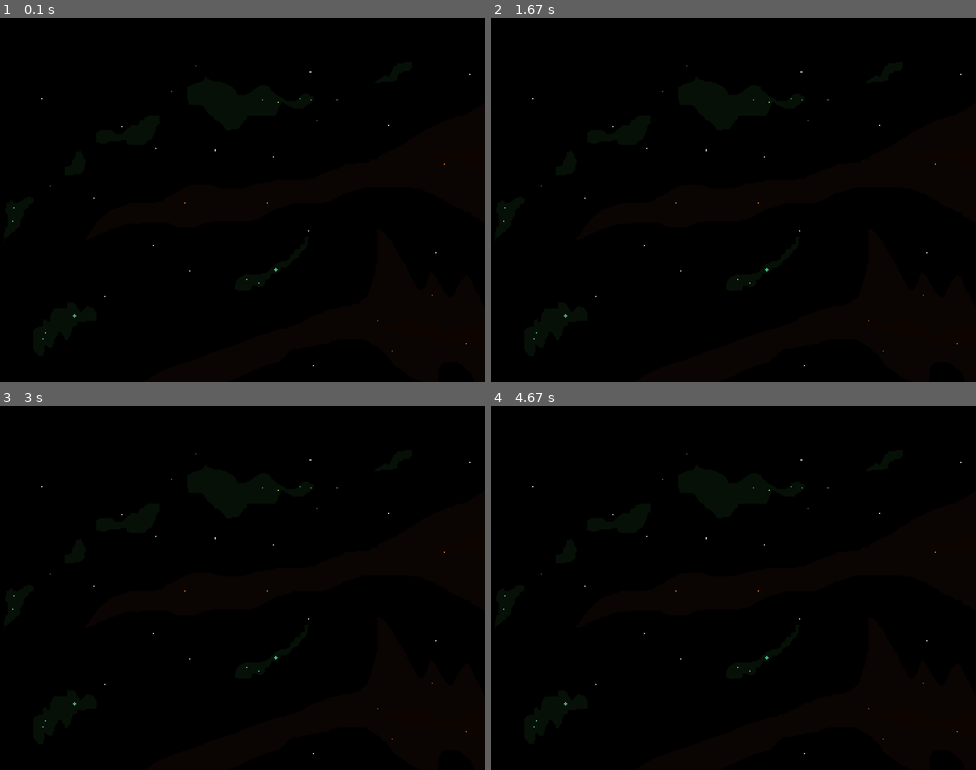
Above: before the commit, frames 1-4 (two rows, left to right).
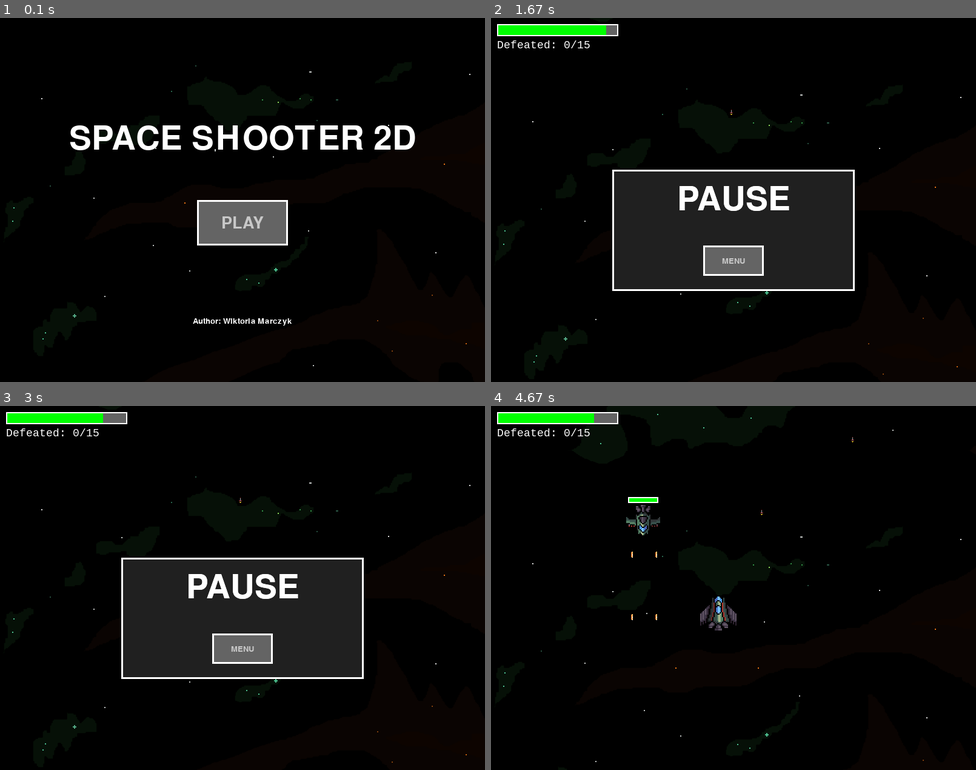
Above: after the commit, the same moments.

Repository: wiktoriamarczyk/SpaceShooter2D-Pygame
Game: pygame game, started from main.py
Same seed, same stepped clock (60 frames per second), same inputs: the game is played once before the commit and once after it.
Inputs (mouse positions are in pixels of both pictures, inside the frame that each line leads up to):
- Up to frame 1 (0.1 s): no input
- Up to frame 2 (1.67 s): click (733, 221) at 0.38 s; tap Space at 0.67, 1.07, 1.37 s; hold Esc 1-1.47 s; hold Right 1-1.47 s; tap P at 1.5 s
- Up to frame 3 (3 s): tap P at 1.83 s
- Up to frame 4 (4.67 s): tap Esc at 3.17 s; hold Right 3.5-3.97 s; tap Space at 3.57, 3.87, 4.07, 4.37, 4.63 s; click (762, 689) at 3.58 s; hold Left 4-4.53 s; hold Down from 4.57 s (still down)

The runs differ from the first frame. In frame 1, 4.8% of the frame differs, in the area x 14-86%, y 29-85%; in frame 2, 18%, in the area x 1-97%, y 1-98%; in frame 3, 18%; in frame 4, 1.8%.

Commit message:
Add menu and victory state

Diff:
--- a/Boss.py
+++ b/Boss.py
@@ -22,7 +22,7 @@
 
         if self.is_exploding == True:
             from Engine import Engine
-            Engine._instance.set_game_over(True)
+            Engine._instance.set_game_over(False)
 
         if self.position.y < self.size.y:
             self.position.y += self.speed * delta_time
--- a/Button.py
+++ b/Button.py
@@ -1,23 +1,42 @@
 from Common import *
 
 class Button:
-    def __init__(self, position, size, text, action):
+    def __init__(self, position, size, text, action, font_size=20):
         self.position = position
         self.size = size
         self.text = text
         self.action = action
 
-        self.font_size = 20
+        self.font_size = font_size
         self.font_color = (200, 200, 200)
-        self.bg_color = (0, 0, 0)
-        self.hover_color = (100, 100, 100)
+        self.bg_color = (100,100,100)
+        self.hover_color = (32, 32, 32)
+        self.border_color = (255, 255, 255)
 
+        pg.font.init()
         self.font = pg.font.Font(None, self.font_size)
         self.text_surface = self.font.render(self.text, True, self.font_color)
         self.text_rect = self.text_surface.get_rect(center=(self.position.x + self.size.x / 2, self.position.y + self.size.y / 2))
 
         self.hovered = False
         self.mouse_pressed = False
+
+
+    def set_bg_color(self, color):
+        self.bg_color = color
+
+
+    def set_hover_color(self, color):
+        self.hover_color = color
+
+
+    def set_border_color(self, color):
+        self.border_color = color
+
+
+    def set_font_color(self, color):
+        self.font_color = color
+        self.text_surface = self.font.render(self.text, True, self.font_color)
 
 
     def update(self):
@@ -35,6 +54,7 @@
         else:
             pg.draw.rect(screen, self.bg_color, (self.position.x, self.position.y, self.size.x, self.size.y))
 
+        pg.draw.rect(screen, self.border_color, (self.position.x, self.position.y, self.size.x, self.size.y), 3)
         screen.blit(self.text_surface, self.text_rect)
 
 
--- a/Common.py
+++ b/Common.py
@@ -26,6 +26,10 @@
 COLLISION_DEALT_DAMAGE = 2
 HEALTH_POWER_UP_AMOUNT = 250
 SHIELD_POWER_UP_TIME = 3
+
+COLOR_WHITE = (255, 255, 255)
+COLOR_BLACK = (0, 0, 0)
+RECT_DEFAULT_COLOR = (32, 32, 32)
 
 class EnemySprites(Enum) :
     BasicEnemy = UNITS_PATH + "/bullet-ship.png"
--- a/EndState.py
+++ b/EndState.py
@@ -1,7 +1,50 @@
 from Common import *
 from GameState import GameState
+from Button import Button
 
 class EndState (GameState):
     def __init__(self, ID):
         super().__init__(ID)
         self.next_state = GameStateID.MAIN_MENU
+
+        from Engine import Engine
+        game_over = Engine._instance.get_end_state()
+        self.title = "YOU WIN!" if not game_over else "GAME OVER"
+        self.title_color = (14, 210, 27) if not game_over else (210, 14, 14)
+
+        bttn_size = pg.Vector2(150, 75)
+        offset_y = 100
+        bttn_pos = pg.Vector2(SCREEN_WIDTH / 2 - bttn_size.y, SCREEN_HEIGHT / 2 + offset_y)
+
+        from Engine import Engine
+        func = lambda: Engine._instance.change_game_state(GameStateID.MAIN_MENU)
+        self.menu_bttn = Button(bttn_pos, pg.Vector2(150, 75), "MENU", func, 40)
+
+
+    def update(self, delta_time):
+        self.menu_bttn.update()
+
+
+    def render(self, screen):
+        offset_y = 100
+
+        # draw title
+        title_font = pg.font.Font(None, 80)
+        title_text = title_font.render(self.title, True, self.title_color)
+        title_text_rect = title_text.get_rect(center=(SCREEN_WIDTH / 2, SCREEN_HEIGHT / 2 - offset_y))
+        screen.blit(title_text, title_text_rect)
+
+        # draw points count
+        from Engine import Engine
+        points = Engine._instance.get_points()
+        points_font = pg.font.Font(None, 40)
+        points_text = points_font.render("Enemies defeated: " + str(points), True, COLOR_WHITE)
+        points_text_rect = points_text.get_rect(center=(SCREEN_WIDTH / 2, SCREEN_HEIGHT / 2))
+        screen.blit(points_text, points_text_rect)
+
+
+        self.menu_bttn.draw(screen)
+
+
+    def handle_events(self, events):
+        pass
--- a/Engine.py
+++ b/Engine.py
@@ -8,6 +8,7 @@
 from BackgroundObject import BackgroundObject
 from MainMenuState import MainMenuState
 from EndState import EndState
+from Button import Button
 
 class Engine:
     _instance = None
@@ -36,6 +37,7 @@
 
         self.game_over = None
         self.pause = False
+        self.points = 0
 
         self.__init_time_variables()
         self.__load_images(self.stars_sprites, STARS_PATH)
@@ -46,6 +48,8 @@
                                GameStateID.GAME: InGameState(GameStateID.GAME),
                                GameStateID.GAME_OVER: EndState(GameStateID.GAME_OVER)}
         self.current_state = self.all_states[GameStateID.MAIN_MENU]
+
+        self.return_to_menu_bttn = None
 
 
     def run(self):
@@ -70,27 +74,51 @@
 
 
     def change_game_state(self, state_id):
+        self.pause = False
         self.current_state = self.all_states[state_id]
-        self.current_state.__init__()
+        self.current_state.__init__(state_id)
 
 
     def set_game_over(self, game_over):
         self.game_over = game_over
-        # victory or defeat state
-
-
-    def set_win_state(self, win):
-        self.win = win
-
-
-    def draw_pause(self):
+        self.change_game_state(GameStateID.GAME_OVER)
+
+
+    def get_end_state(self):
+        return self.game_over
+
+
+    def add_points(self, points):
+        self.points += points
+
+
+    def get_points(self):
+        return self.points
+
+
+    def __draw_pause(self):
+        rect_size = pg.Vector2(400, 200)
+        bttn_size = pg.Vector2(100, 50)
+        offset_x = 200
+        offset_y = 50
+
+        # draw pause text
         pg.font.init()
-        font = pg.font.Font(None, 36)
-        text = font.render("PAUSE", True, (255, 255, 255))
-        pg.draw.rect(self.screen, (32, 32, 32), (SCREEN_WIDTH / 2 - 100, SCREEN_HEIGHT / 2 - 50, 200, 100))
+        font = pg.font.Font(None, 80)
+        text = font.render("PAUSE", True, COLOR_WHITE)
+        pg.draw.rect(self.screen, RECT_DEFAULT_COLOR, (SCREEN_WIDTH / 2 - offset_x, SCREEN_HEIGHT / 2 - offset_y, rect_size.x, rect_size.y))
         text_rect = text.get_rect(center=(SCREEN_WIDTH / 2, SCREEN_HEIGHT / 2))
         self.screen.blit(text, text_rect)
-        pg.display.flip()
+
+        # draw border
+        pg.draw.rect(self.screen, COLOR_WHITE, (SCREEN_WIDTH / 2 - offset_x, SCREEN_HEIGHT / 2 - offset_y, rect_size.x, rect_size.y), 3)
+
+        # draw button
+        bttn_pos = pg.Vector2(SCREEN_WIDTH / 2 - 50, SCREEN_HEIGHT / 2 + 75)
+        self.return_to_menu_bttn = Button(bttn_pos, pg.Vector2(bttn_size), "MENU", lambda: self.change_game_state(GameStateID.MAIN_MENU))
+        self.return_to_menu_bttn.draw(self.screen)
+
+        self.screen.blit(text, text_rect)
 
 
     def __handle_events(self):
@@ -103,17 +131,20 @@
                 sys.exit()
             if event.type == pg.KEYDOWN and event.key == pg.K_ESCAPE and self.current_state.ID == GameStateID.GAME:
                 self.pause = not self.pause
-                # next_state_ID = self.current_state.get_next_state_ID()
-                # self.current_state = self.all_states[next_state_ID]
+            if event.type == pg.KEYDOWN and event.key == pg.K_p:
+                self.current_state.ship.update_health(-100)
 
 
     def __render(self):
         self.current_state.render(self.screen)
         if self.pause:
-            self.draw_pause()
+            self.__draw_pause()
 
 
     def __update(self, delta_time):
+        if self.return_to_menu_bttn is not None and self.pause == True:
+            self.return_to_menu_bttn.update()
+
         if self.pause == True:
             return
 
--- a/InGameState.py
+++ b/InGameState.py
@@ -14,15 +14,12 @@
 from Weapon import Weapon
 from PowerUp import PowerUp
 from Boss import Boss
-from Ray import Ray
-from Button import Button
 
 class InGameState (GameState):
     def __init__(self, ID):
         super().__init__(ID)
         self.next_state = GameStateID.GAME_OVER
 
-        # units
         self.game_objects = []
         self.ship = None
         self.enemy_types = [BasicEnemy, BombEnemy, TargetingEnemy]
@@ -33,11 +30,14 @@
         self.total_enemies_spawned = 0
         self.total_enemies_to_spawn = 15
 
+        self.powerup_health_path = SPRITES_PATH + "/first-aid-kit.png"
+        self.powerup_shield_path = SPRITES_PATH + "/shield.png"
+        self.bullet_path = WEAPONS_PATH + "/rocket0.png"
+        self.boss_path = UNITS_PATH + "/boss.png"
+        self.ship_path = UNITS_PATH + "/ship.png"
+
         pg.font.init()
-
         self.__init_game_objects()
-
-        # time variables
         self.__init_time_variables()
 
 
@@ -49,11 +49,11 @@
             if go.alive == False:
                 if isinstance(go, Enemy) and go.death_by_time == True:
                     self.enemies_defeated += 1
+                    from Engine import Engine
+                    Engine._instance.add_points(1)
                 self.game_objects.remove(go)
 
-        # check collisions
         self.__check_collisions()
-
         self.__spawn_time_objects(current_time)
 
         # update game objects
@@ -63,7 +63,6 @@
 
 
     def render(self, screen):
-        # render game objects
         for game_object in self.game_objects:
             game_object.render(screen)
 
@@ -78,27 +77,32 @@
                     self.__fire_bullet()
 
 
+    def add_object(self, game_object):
+        self.game_objects.append(game_object)
+
+
+    def get_ship_position(self):
+        return self.ship.position
+
+
     def __render_points(self, screen):
         font = pg.font.SysFont("Consolas", 20)
-        text = font.render("Defeated: " + str(self.enemies_defeated) + "/" + str(self.total_enemies_to_spawn), True, (255, 255, 255))
+        text = font.render("Defeated: " + str(self.enemies_defeated) + "/" + str(self.total_enemies_to_spawn), True, COLOR_WHITE)
         screen.blit(text, (10, 35))
 
 
     def __init_game_objects(self):
-        path = UNITS_PATH + "/ship.png"
-
-        from Engine import Engine
-        sprite = Engine._instance.get_sprite(path)
+        from Engine import Engine
+        sprite = Engine._instance.get_sprite(self.ship_path)
         ship = Ship(sprite)
         self.ship = ship
 
 
     def __fire_bullet(self):
         bullet_pos = self.ship.position
-        path = WEAPONS_PATH + "/rocket0.png"
-
-        from Engine import Engine
-        sprite = Engine._instance.get_sprite(path)
+
+        from Engine import Engine
+        sprite = Engine._instance.get_sprite(self.bullet_path)
 
         bullet = Bullet(pg.Vector2(bullet_pos.x + 5, bullet_pos.y - 10), sprite)
         bullet.set_ownership(True)
@@ -126,7 +130,7 @@
 
     def __spawn_boss(self):
         from Engine import Engine
-        boss_sprite = Engine._instance.get_sprite(UNITS_PATH + "/boss.png")
+        boss_sprite = Engine._instance.get_sprite(self.boss_path)
         self.boss = Boss(pg.Vector2(SCREEN_WIDTH / 2, -BOSS_SIZE), boss_sprite)
         self.game_objects.append(self.boss)
 
@@ -135,18 +139,6 @@
         if isinstance(go1, GameObject) and isinstance(go2, GameObject):
             return go1.get_rect().colliderect(go2.get_rect())
         return False
-
-
-    def get_next_state_ID(self):
-        return GameStateID.MAIN_MENU
-
-
-    def add_object(self, game_object):
-        self.game_objects.append(game_object)
-
-
-    def get_ship_position(self):
-        return self.ship.position
 
 
     # TO FIX: Make sure to check the collision only once
@@ -223,11 +215,11 @@
             if type_rand == 0:
                 type = PowerUpTypes.HEALTH
                 from Engine import Engine
-                sprite = Engine._instance.get_sprite(SPRITES_PATH + "/first-aid-kit.png")
+                sprite = Engine._instance.get_sprite(self.powerup_health_path)
             else:
                 type = PowerUpTypes.SHIELD
                 from Engine import Engine
-                sprite = Engine._instance.get_sprite(SPRITES_PATH + "/shield.png")
+                sprite = Engine._instance.get_sprite(self.powerup_shield_path)
 
             power_up = PowerUp(pg.Vector2(position_x, position_y), sprite, direction, type)
             self.game_objects.append(power_up)
--- a/MainMenuState.py
+++ b/MainMenuState.py
@@ -1,18 +1,50 @@
+import random
 from Common import *
 from GameState import GameState
+from Button import Button
 
 class MainMenuState (GameState):
     def __init__(self, ID):
         super().__init__(ID)
         self.next_state = GameStateID.GAME
 
-        self.buttons = []
+        self.title = "SPACE SHOOTER 2D"
+        self.bttn_color = (255, 255, 255)
+        self.time_to_change_color = 0.25
+        self.timer = 0
+
+        bttn_size = pg.Vector2(150, 75)
+        bttn_pos = pg.Vector2(SCREEN_WIDTH / 2 - bttn_size.y, SCREEN_HEIGHT / 2)
+
+        from Engine import Engine
+        func = lambda: Engine._instance.change_game_state(GameStateID.GAME)
+        self.play_bttn = Button(bttn_pos, pg.Vector2(150, 75), "PLAY", func, 40)
+
 
     def update(self, delta_time):
-        pass
+        self.play_bttn.update()
+        self.timer += delta_time
+        if self.timer >= self.time_to_change_color:
+            self.timer = 0
+            self.bttn_color = (random.randint(0, 255), random.randint(0, 255), random.randint(0, 255))
+            self.play_bttn.color = self.bttn_color
+
 
     def render(self, screen):
-        pass
+        offset_y = 100
+
+        title_font = pg.font.Font(None, 80)
+        title_text = title_font.render(self.title, True, self.bttn_color)
+        title_text_rect = title_text.get_rect(center=(SCREEN_WIDTH / 2, SCREEN_HEIGHT / 2 - offset_y))
+        screen.blit(title_text, title_text_rect)
+
+        author_font = pg.font.Font(None, 20)
+        author_text = author_font.render("Author: Wiktoria Marczyk", True, COLOR_WHITE)
+        author_text_rect = author_text.get_rect(center=(SCREEN_WIDTH / 2, SCREEN_HEIGHT - offset_y))
+        screen.blit(author_text, author_text_rect)
+
+        self.play_bttn.draw(screen)
+
 
     def handle_events(self, events):
         pass
--- a/Ship.py
+++ b/Ship.py
@@ -32,11 +32,11 @@
             self.image = pg.transform.scale(self.image, self.size)
 
             self.position.y += self.speed * delta_time
-            if self.position.y < 0:
+            if self.position.y > SCREEN_HEIGHT + SHIP_SIZE / 2:
                 self.alive = False
 
                 from Engine import Engine
-                Engine._instance.set_game_over(False)
+                Engine._instance.set_game_over(True)
 
             return
 
